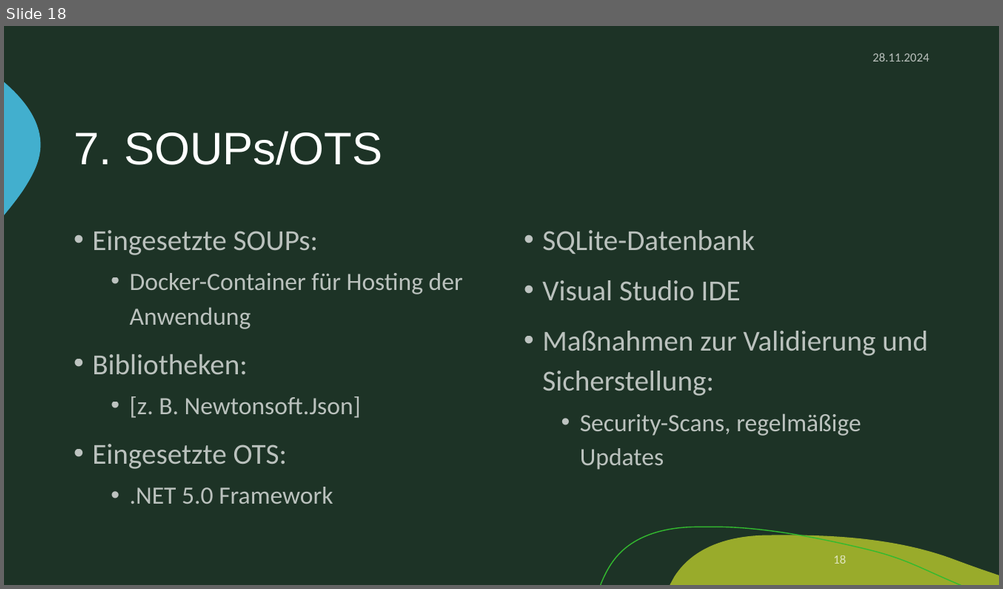
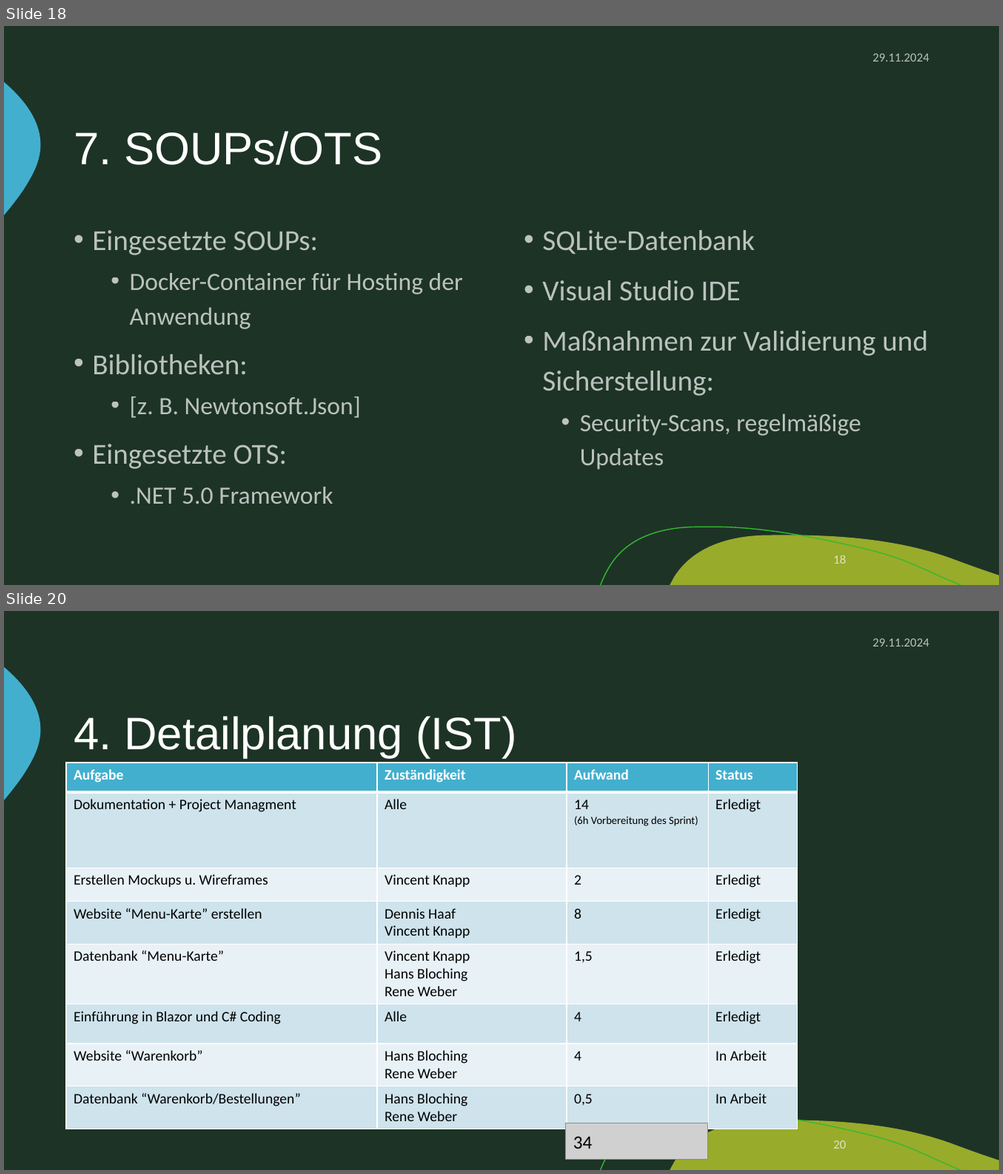
Before and after one commit to zIExpantion/ZumGelbenBach, a slide deck: Dokumente/Sprint-Backlog/Sprint-Backlog1.pptx. Shown one above the other, each under a label of ours: slide 18 before the commit, slides 18 and 20 after it; the slides between them are not shown. The pictures are 1003x589 and 1003x1174 pixels, drawn with LibreOffice and Linux fonts; fonts in the diff are those of the drawing; grey boxes stand for pictures; background and template pictures are left out. Boxes give left, top, right and bottom in pixels: in the first picture for what was removed or moved away, otherwise in the second. Text is boxed around its words. In the diff, an @@ line names an element or a change of style, - is before the commit and + after.

Commit message:
Anpassung Product Backlog + Sprint PP

```diff
--- a/Dokumente/Sprint-Backlog/Sprint-Backlog1.pptx
+++ b/Dokumente/Sprint-Backlog/Sprint-Backlog1.pptx
@@ slide 20 added at (4,611,999,1170), background #1D3326; not listed: 3 template elements that a slide beside it also shows @@
@@ text added at (872,638,928,647), 12 pt, text #FFFFFF at 70% opacity @@
+29.11.2024
@@ title added at (74,716,517,758), 44 pt, text #FFFFFF @@
+4. Detailplanung (IST)
@@ table added at (66,763,798,1128), 8 rows, 4 columns @@
+Aufgabe | Zuständigkeit | Aufwand | Status
+Dokumentation + Project Managment | Alle | 14 / (6h Vorbereitung des Sprint) | Erledigt
+Erstellen Mockups u. Wireframes | Vincent Knapp | 2 | Erledigt
+Website “Menu-Karte” erstellen | Dennis Haaf Vincent Knapp | 8 | Erledigt
+Datenbank “Menu-Karte” | Vincent Knapp / Hans Bloching / Rene Weber | 1,5 | Erledigt
+Einführung in Blazor und C# Coding | Alle | 4 | Erledigt
+Website “Warenkorb” | Hans Bloching / Rene Weber | 4 | In Arbeit
+Datenbank “Warenkorb/Bestellungen” | Hans Bloching / Rene Weber | 0,5 | In Arbeit
@@ picture added at (566,1124,708,1160) @@
@@ text added at (573,1136,592,1149), 18 pt, text #000000 @@
+34
@@ page number added at (833,1141,845,1149), 12 pt, text #FFFFFF at 70% opacity @@
+20
@@ slide 18 changed as well @@
@@ text at (872,53,928,62): text changed @@
-28.11.2024
+29.11.2024
```
Also in this commit, not shown: 16 other slides changed, 1 other slide added, 2 other files.
